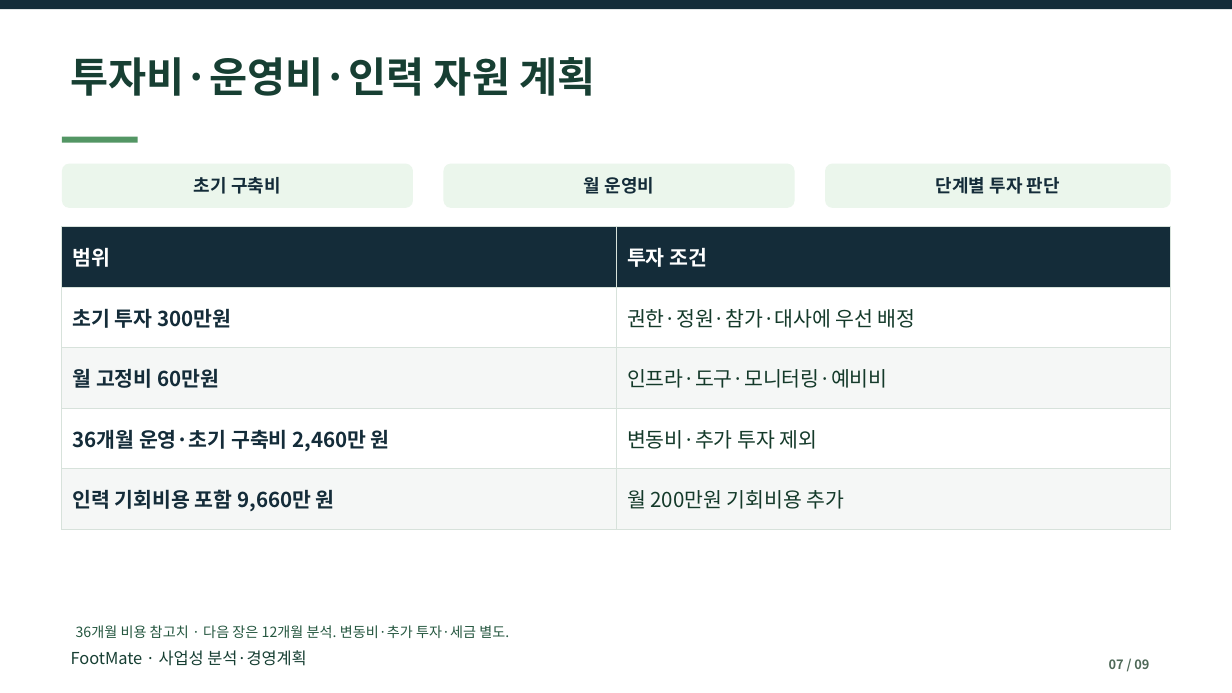
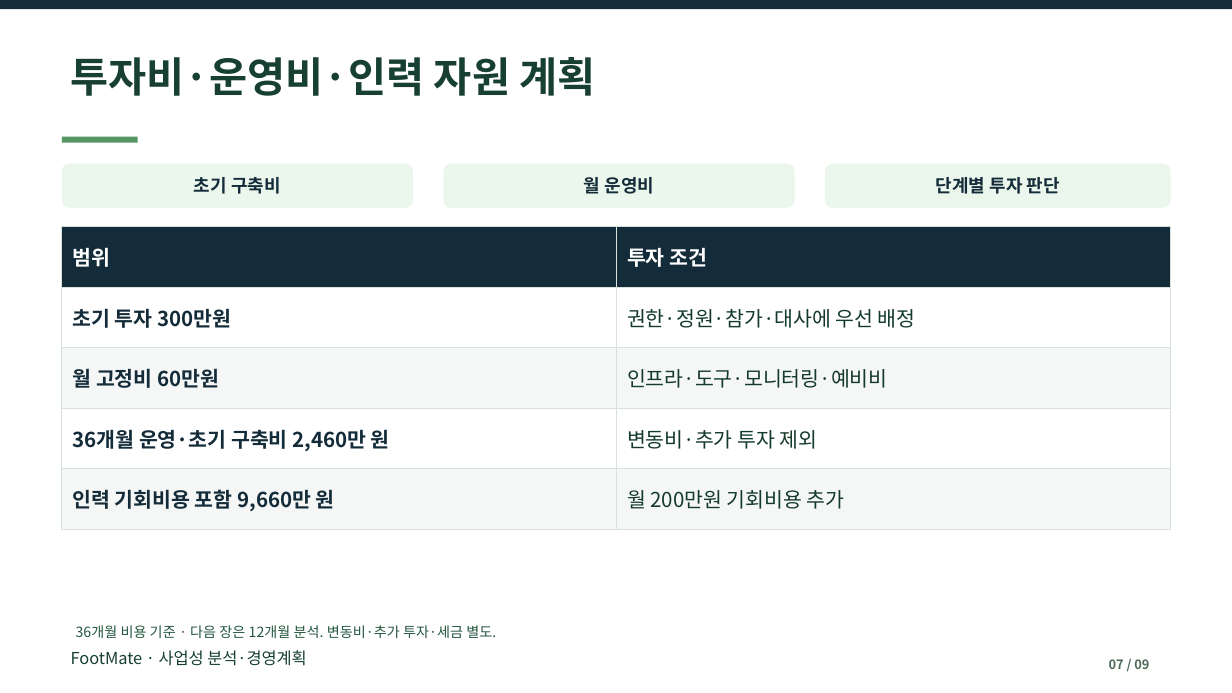
Before and after one commit to dohyunkimmm/footmate, a slide deck: slide 7 of src/case-study/downloads/footmate_report.pptx. Drawn at 1232x693 pixels with LibreOffice and Linux fonts; fonts in the diff are those of the drawing. Boxes give left, top, right and bottom in pixels: in the first picture for what was removed or moved away, otherwise in the second. Text is boxed around its words. In the diff, an @@ line names an element or a change of style, - is before the commit and + after.

```diff
--- a/src/case-study/downloads/footmate_report.pptx
+++ b/src/case-study/downloads/footmate_report.pptx
@@ text at (x1=76, y1=625, x2=496, y2=638): text changed @@
-36개월 비용 참고치 · 다음 장은 12개월 분석. 변동비·추가 투자·세금 별도.
+36개월 비용 기준 · 다음 장은 12개월 분석. 변동비·추가 투자·세금 별도.
```
Also in this commit, not shown: 3 other slides changed, 8 other files.
